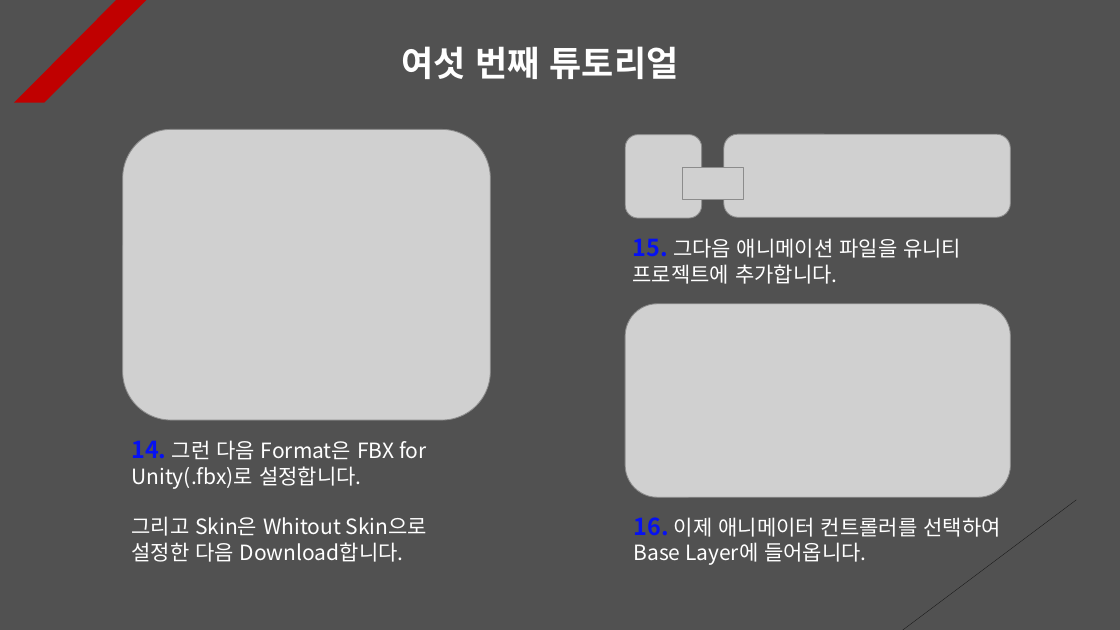
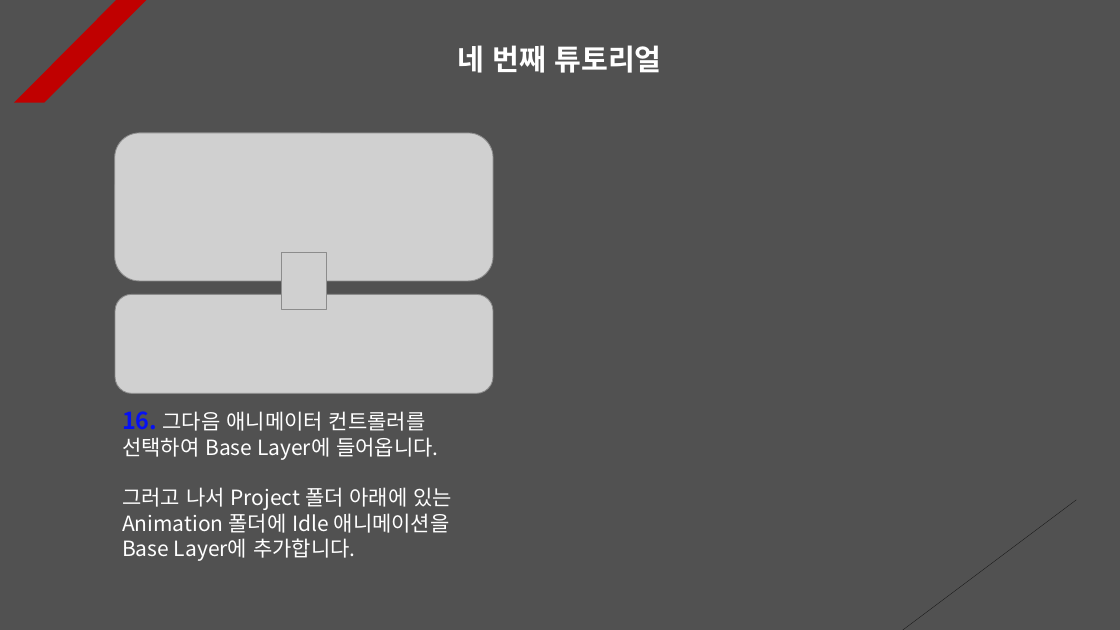
Before and after one commit to Unity2033/3D-UnityEngine, a slide deck: slide 4 of Assets/Animator Controller/PPT Data/Animator Controller Example.pptx (slide 6 before the commit). Drawn at 1120x630 pixels with LibreOffice and Linux fonts; fonts in the diff are those of the drawing; grey boxes stand for pictures. Boxes give left, top, right and bottom in pixels: in the first picture for what was removed or moved away, otherwise in the second. Text is boxed around its words. In the diff, an @@ line names an element or a change of style, - is before the commit and + after.

```diff
--- a/Assets/Animator Controller/PPT Data/Animator Controller Example.pptx
+++ b/Assets/Animator Controller/PPT Data/Animator Controller Example.pptx
@@ text at bbox=[458, 45, 661, 73]: text changed; size 30 to 25 pt @@
-여섯 번째 튜토리얼
+네 번째 튜토리얼
@@ picture: place and size @@
-picture at bbox=[625, 304, 1011, 497]
+picture at bbox=[115, 133, 493, 281]
@@ picture removed at bbox=[123, 129, 491, 420] @@
@@ picture removed at bbox=[625, 134, 702, 218] @@
@@ picture removed at bbox=[724, 134, 1011, 218] @@
@@ picture removed at bbox=[683, 168, 744, 200] @@
@@ text removed at bbox=[633, 238, 961, 284] @@
-15. 그다음 애니메이션 파일을 유니티 프로젝트에 추가합니다.
@@ picture added at bbox=[281, 252, 327, 310] @@
@@ picture added at bbox=[115, 294, 493, 393] @@
@@ text at bbox=[122, 411, 452, 561]: text changed @@
-16. 이제 애니메이터 컨트롤러를 선택하여 Base Layer에 들어옵니다.
+16. 그다음 애니메이터 컨트롤러를 선택하여 Base Layer에 들어옵니다.
+그러고 나서 Project 폴더 아래에 있는 Animation 폴더에 Idle 애니메이션을 Base Layer에 추가합니다.
@@ text removed at bbox=[131, 440, 427, 562] @@
-14. 그런 다음 Format은 FBX for Unity(.fbx)로 설정합니다.
-그리고 Skin은 Whitout Skin으로 설정한 다음 Download합니다.
```
Also in this commit, not shown: 2 other slides changed, 1 slide added, 6 slides removed, 27 other files.
